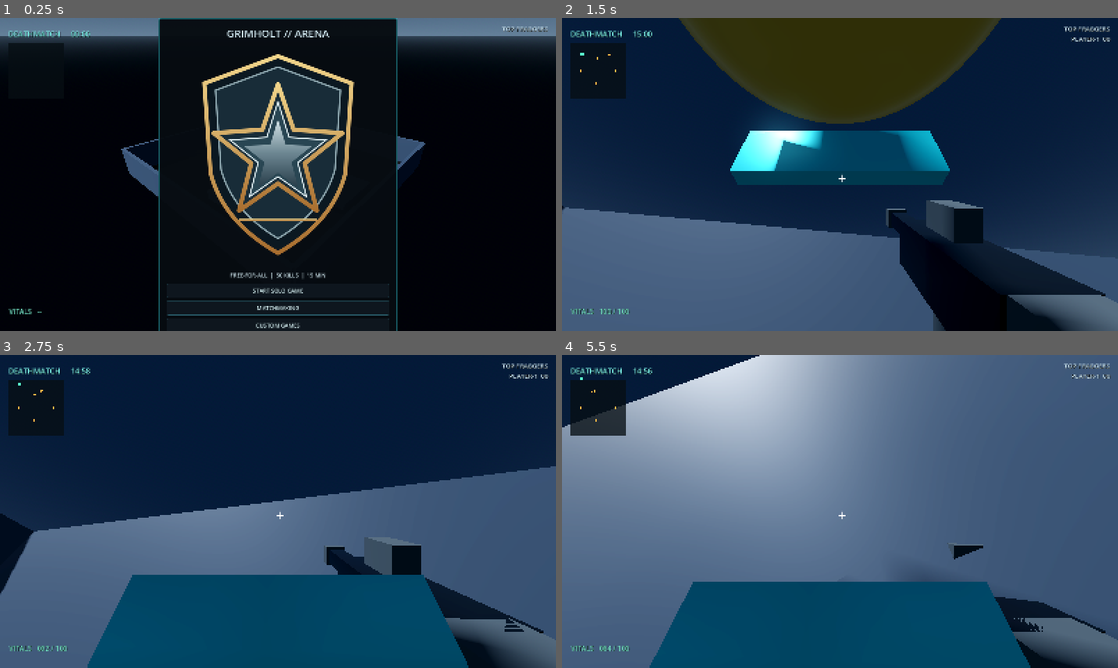
Above: before the commit, frames 1-4 (two rows, left to right).
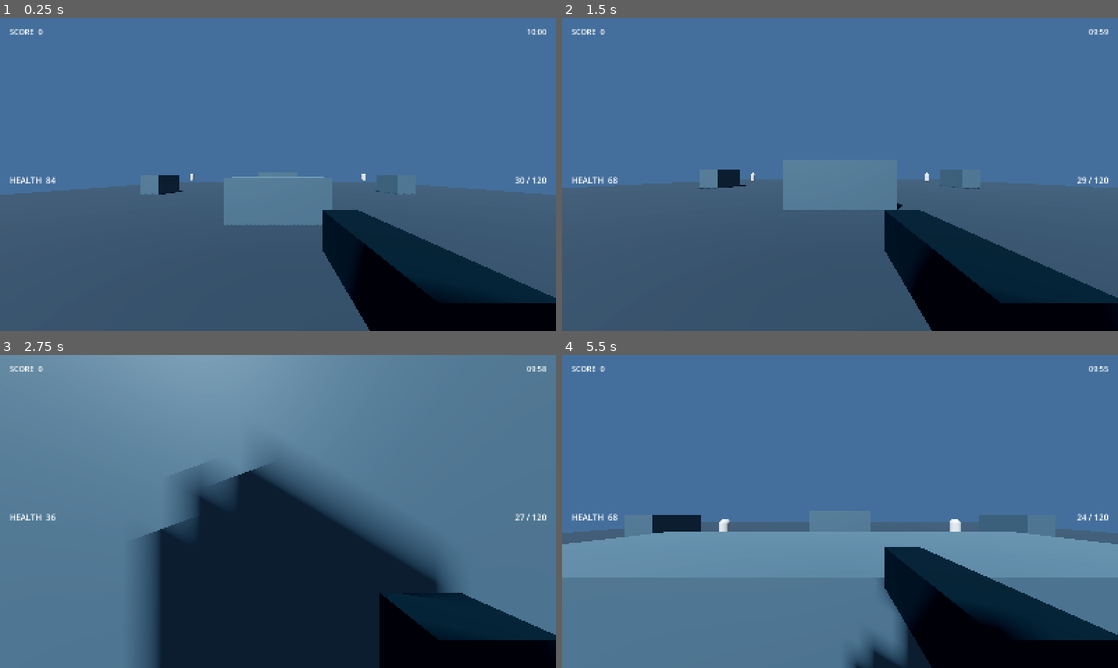
Above: after the commit, the same moments.

Repository: HazelTheSquirrel/Grimholt-Test
Game: Godot game, scene res://scenes/main.tscn
Same seed, same stepped clock (60 frames per second), same inputs: the game is played once before the commit and once after it.
Inputs (mouse positions are in pixels of both pictures, inside the frame that each line leads up to):
- Up to frame 1 (0.25 s): no input
- Up to frame 2 (1.5 s): click (840, 290) at 0.5 s, where only the run before the commit has a clickable "START SOLO GAME"; tap Enter at 1.25 s; move the mouse to (867, 174) at 1.27 s; hold W (move_forward) from 1.28 s (still down); hold Ctrl (crouch, bound only before the commit) from 1.28 s (still down)
- Up to frame 3 (2.75 s): keep holding W (move_forward); tap Space (jump) at 1.52, 1.82, 2.27, 2.57 s; click (305, 511) at 1.55 s; move the mouse to (250, 511) at 2.02 s; release Ctrl (crouch, bound only before the commit) at 2.03 s; click (250, 511) at 2.1 s; tap C at 2.3 s
- Up to frame 4 (5.5 s): keep holding W (move_forward); move the mouse to (851, 505) at 2.77 s; tap C at 2.85, 5.3 s; click (851, 505) at 2.92 s; tap Space (jump) at 3.05, 3.6, 3.77, 4.07, 4.52, 4.82, 5.27 s; move the mouse to (834, 517) at 3.52 s; click (834, 517) at 3.67 s; tap Ctrl (crouch, bound only before the commit) at 3.8 s; move the mouse to (878, 514) at 4.27 s; hold Ctrl (crouch, bound only before the commit) 4.28-5.03 s; click (878, 514) at 4.55 s; tap R (reload) at 4.9 s; move the mouse to (795, 508) at 5.02 s; click (795, 508) at 5.1 s

The runs differ from the first frame. In frame 1, 92% of the frame differs, in the area x 0-100%, y 0-100%; in frame 2, 71%; in frame 3, 88%; in frame 4, 86%.

Commit message:
Rebuild FPS prototype foundation with modular scenes and gameplay systems

Diff:
--- a/Grimholt/project.godot
+++ b/Grimholt/project.godot
@@ -1,4 +1,4 @@
-; Grimholt multiplayer arena shooter
+; Grimholt - original arena FPS prototype
 config_version=5
 
 [application]
@@ -11,6 +11,15 @@
 window/size/viewport_height=900
 window/stretch/mode="canvas_items"
 
+[input]
+move_forward={"deadzone":0.2,"events":[Object(InputEventKey,"physical_keycode":87)]}
+move_backward={"deadzone":0.2,"events":[Object(InputEventKey,"physical_keycode":83)]}
+move_left={"deadzone":0.2,"events":[Object(InputEventKey,"physical_keycode":65)]}
+move_right={"deadzone":0.2,"events":[Object(InputEventKey,"physical_keycode":68)]}
+jump={"deadzone":0.2,"events":[Object(InputEventKey,"physical_keycode":32)]}
+fire={"deadzone":0.2,"events":[Object(InputEventMouseButton,"button_index":1)]}
+reload={"deadzone":0.2,"events":[Object(InputEventKey,"physical_keycode":82)]}
+
 [rendering]
 renderer/rendering_method="forward_plus"
 renderer/rendering_method.mobile="mobile"
--- /dev/null
+++ b/Grimholt/scenes/enemies/arena_bot.tscn
@@ -0,0 +1,20 @@
+[gd_scene load_steps=4 format=3]
+
+[ext_resource type="Script" path="res://scripts/ai/arena_bot.gd" id="1"]
+[sub_resource type="CapsuleShape3D" id="Capsule"]
+radius = 0.42
+height = 1.9
+[sub_resource type="CapsuleMesh" id="Mesh"]
+radius = 0.4
+height = 1.85
+
+[node name="ArenaBot" type="CharacterBody3D"]
+script = ExtResource("1")
+[node name="CollisionShape3D" type="CollisionShape3D" parent="."]
+position = Vector3(0, 0.95, 0)
+shape = SubResource("Capsule")
+[node name="Visual" type="MeshInstance3D" parent="."]
+position = Vector3(0, 0.95, 0)
+mesh = SubResource("Mesh")
+[node name="AimPoint" type="Marker3D" parent="."]
+position = Vector3(0, 1.45, 0)
--- /dev/null
+++ b/Grimholt/scenes/levels/arena_01.tscn
@@ -0,0 +1,88 @@
+[gd_scene load_steps=8 format=3]
+
+[sub_resource type="Environment" id="Environment"]
+background_mode = 1
+background_color = Color(0.055, 0.085, 0.12, 1)
+ambient_light_source = 3
+ambient_light_color = Color(0.55, 0.63, 0.72, 1)
+ambient_light_energy = 0.7
+tonemap_mode = 2
+glow_enabled = true
+glow_intensity = 0.25
+
+[sub_resource type="BoxMesh" id="FloorMesh"]
+size = Vector3(64, 1, 64)
+[sub_resource type="BoxShape3D" id="FloorShape"]
+size = Vector3(64, 1, 64)
+[sub_resource type="StandardMaterial3D" id="FloorMat"]
+albedo_color = Color(0.12, 0.17, 0.21, 1)
+metallic = 0.25
+roughness = 0.82
+[sub_resource type="BoxMesh" id="CoverMesh"]
+size = Vector3(5, 2.2, 2)
+[sub_resource type="BoxShape3D" id="CoverShape"]
+size = Vector3(5, 2.2, 2)
+[sub_resource type="StandardMaterial3D" id="CoverMat"]
+albedo_color = Color(0.23, 0.31, 0.36, 1)
+metallic = 0.38
+roughness = 0.7
+
+[node name="Arena01" type="Node3D"]
+
+[node name="WorldEnvironment" type="WorldEnvironment" parent="."]
+environment = SubResource("Environment")
+
+[node name="Sun" type="DirectionalLight3D" parent="."]
+rotation_degrees = Vector3(-52, -28, 0)
+light_energy = 1.4
+shadow_enabled = true
+
+[node name="Floor" type="StaticBody3D" parent="."]
+position = Vector3(0, -0.5, 0)
+[node name="Mesh" type="MeshInstance3D" parent="Floor"]
+mesh = SubResource("FloorMesh")
+material_override = SubResource("FloorMat")
+[node name="Collision" type="CollisionShape3D" parent="Floor"]
+shape = SubResource("FloorShape")
+
+[node name="CoverNorth" type="StaticBody3D" parent="."]
+position = Vector3(0, 1.1, -15)
+[node name="Mesh" type="MeshInstance3D" parent="CoverNorth"]
+mesh = SubResource("CoverMesh")
+material_override = SubResource("CoverMat")
+[node name="Collision" type="CollisionShape3D" parent="CoverNorth"]
+shape = SubResource("CoverShape")
+
+[node name="CoverSouth" type="StaticBody3D" parent="."]
+position = Vector3(0, 1.1, 15)
+[node name="Mesh" type="MeshInstance3D" parent="CoverSouth"]
+mesh = SubResource("CoverMesh")
+material_override = SubResource("CoverMat")
+[node name="Collision" type="CollisionShape3D" parent="CoverSouth"]
+shape = SubResource("CoverShape")
+
+[node name="CoverWest" type="StaticBody3D" parent="."]
+position = Vector3(-15, 1.1, 0)
+rotation_degrees = Vector3(0, 90, 0)
+[node name="Mesh" type="MeshInstance3D" parent="CoverWest"]
+mesh = SubResource("CoverMesh")
+material_override = SubResource("CoverMat")
+[node name="Collision" type="CollisionShape3D" parent="CoverWest"]
+shape = SubResource("CoverShape")
+
+[node name="CoverEast" type="StaticBody3D" parent="."]
+position = Vector3(15, 1.1, 0)
+rotation_degrees = Vector3(0, 90, 0)
+[node name="Mesh" type="MeshInstance3D" parent="CoverEast"]
+mesh = SubResource("CoverMesh")
+material_override = SubResource("CoverMat")
+[node name="Collision" type="CollisionShape3D" parent="CoverEast"]
+shape = SubResource("CoverShape")
+
+[node name="CenterPillar" type="StaticBody3D" parent="."]
+position = Vector3(0, 1.5, 0)
+[node name="Mesh" type="MeshInstance3D" parent="CenterPillar"]
+mesh = SubResource("CoverMesh")
+material_override = SubResource("CoverMat")
+[node name="Collision" type="CollisionShape3D" parent="CenterPillar"]
+shape = SubResource("CoverShape")
--- a/Grimholt/scenes/main.tscn
+++ b/Grimholt/scenes/main.tscn
@@ -1,9 +1,12 @@
-[gd_scene load_steps=3 format=3]
+[gd_scene load_steps=4 format=3]
 
-[ext_resource type="Script" path="res://scripts/shooter/main.gd" id="1"]
-[ext_resource type="PackedScene" path="res://scenes/shooter/arena.tscn" id="2"]
+[ext_resource type="Script" path="res://scripts/game/match_controller.gd" id="1"]
+[ext_resource type="PackedScene" path="res://scenes/levels/arena_01.tscn" id="2"]
+[ext_resource type="PackedScene" path="res://scenes/ui/hud.tscn" id="3"]
 
-[node name="GrimholtArena" type="Node3D"]
+[node name="Grimholt" type="Node3D"]
 script = ExtResource("1")
 
 [node name="Arena" parent="." instance=ExtResource("2")]
+
+[node name="HUD" parent="." instance=ExtResource("3")]
--- /dev/null
+++ b/Grimholt/scenes/player/player.tscn
@@ -0,0 +1,32 @@
+[gd_scene load_steps=5 format=3]
+
+[ext_resource type="Script" path="res://scripts/player/player_controller.gd" id="1"]
+[ext_resource type="PackedScene" path="res://scenes/weapons/pulse_carbine.tscn" id="2"]
+
+[sub_resource type="CapsuleShape3D" id="Capsule"]
+radius = 0.38
+height = 1.8
+[sub_resource type="CapsuleMesh" id="BodyMesh"]
+radius = 0.36
+height = 1.75
+
+[node name="Player" type="CharacterBody3D"]
+script = ExtResource("1")
+
+[node name="CollisionShape3D" type="CollisionShape3D" parent="."]
+position = Vector3(0, 0.9, 0)
+shape = SubResource("Capsule")
+
+[node name="Head" type="Node3D" parent="."]
+position = Vector3(0, 1.58, 0)
+
+[node name="Camera3D" type="Camera3D" parent="Head"]
+current = true
+fov = 78.0
+
+[node name="PulseCarbine" parent="Head/Camera3D" instance=ExtResource("2")]
+position = Vector3(0.28, -0.25, -0.55)
+
+[node name="BodyVisual" type="MeshInstance3D" parent="."]
+position = Vector3(0, 0.9, 0)
+mesh = SubResource("BodyMesh")
--- /dev/null
+++ b/Grimholt/scenes/ui/hud.tscn
@@ -0,0 +1,46 @@
+[gd_scene load_steps=2 format=3]
+
+[ext_resource type="Script" path="res://scripts/ui/hud_controller.gd" id="1"]
+
+[node name="HUD" type="CanvasLayer"]
+script = ExtResource("1")
+[node name="Margin" type="MarginContainer" parent="."]
+anchors_preset = 15
+anchor_right = 1.0
+anchor_bottom = 1.0
+grow_horizontal = 2
+grow_vertical = 2
+offset_left = 28.0
+offset_top = 24.0
+offset_right = -28.0
+offset_bottom = -24.0
+[node name="Layout" type="VBoxContainer" parent="Margin"]
+layout_mode = 2
+[node name="TopRow" type="HBoxContainer" parent="Margin/Layout"]
+layout_mode = 2
+[node name="Score" type="Label" parent="Margin/Layout/TopRow"]
+layout_mode = 2
+text = "SCORE  0"
+theme_override_font_sizes/font_size = 22
+[node name="Spacer" type="Control" parent="Margin/Layout/TopRow"]
+layout_mode = 2
+size_flags_horizontal = 3
+[node name="Timer" type="Label" parent="Margin/Layout/TopRow"]
+layout_mode = 2
+text = "10:00"
+theme_override_font_sizes/font_size = 22
+[node name="BottomRow" type="HBoxContainer" parent="Margin/Layout"]
+layout_mode = 2
+size_flags_vertical = 3
+alignment = 2
+[node name="Health" type="Label" parent="Margin/Layout/BottomRow"]
+layout_mode = 2
+text = "HEALTH  100"
+theme_override_font_sizes/font_size = 24
+[node name="Spacer2" type="Control" parent="Margin/Layout/BottomRow"]
+layout_mode = 2
+size_flags_horizontal = 3
+[node name="Ammo" type="Label" parent="Margin/Layout/BottomRow"]
+layout_mode = 2
+text = "30 / 120"
+theme_override_font_sizes/font_size = 24
--- /dev/null
+++ b/Grimholt/scenes/weapons/pulse_carbine.tscn
@@ -0,0 +1,17 @@
+[gd_scene load_steps=3 format=3]
+
+[ext_resource type="Script" path="res://scripts/combat/weapon_controller.gd" id="1"]
+[sub_resource type="BoxMesh" id="WeaponMesh"]
+size = Vector3(0.16, 0.18, 0.62)
+[sub_resource type="StandardMaterial3D" id="WeaponMaterial"]
+albedo_color = Color(0.12, 0.22, 0.27, 1)
+metallic = 0.78
+roughness = 0.32
+
+[node name="PulseCarbine" type="Node3D"]
+script = ExtResource("1")
+[node name="Receiver" type="MeshInstance3D" parent="."]
+mesh = SubResource("WeaponMesh")
+material_override = SubResource("WeaponMaterial")
+[node name="Muzzle" type="Marker3D" parent="."]
+position = Vector3(0, 0, -0.38)
--- /dev/null
+++ b/Grimholt/scripts/ai/arena_bot.gd
@@ -0,0 +1,51 @@
+extends CharacterBody3D
+class_name ArenaBot
+
+signal eliminated(bot: ArenaBot, killer: Node)
+
+@export var max_health: int = 100
+@export var move_speed: float = 4.2
+@export var attack_range: float = 24.0
+@export var damage: int = 8
+@export var fire_interval: float = 0.8
+
+var health: int = 100
+var target: Node3D
+var _fire_cooldown: float = 0.0
+var _gravity: float = ProjectSettings.get_setting("physics/3d/default_gravity")
+
+func _ready() -> void:
+    health = max_health
+    add_to_group("enemies")
+
+func set_target(value: Node3D) -> void:
+    target = value
+
+func _physics_process(delta: float) -> void:
+    if not is_instance_valid(target):
+        return
+    if not is_on_floor():
+        velocity.y -= _gravity * delta
+    var offset: Vector3 = target.global_position - global_position
+    offset.y = 0.0
+    var distance := offset.length()
+    if distance > 0.01:
+        look_at(Vector3(target.global_position.x, global_position.y, target.global_position.z))
+    if distance > 10.0:
+        velocity.x = offset.normalized().x * move_speed
+        velocity.z = offset.normalized().z * move_speed
+    else:
+        velocity.x = move_toward(velocity.x, 0.0, move_speed * delta * 2.0)
+        velocity.z = move_toward(velocity.z, 0.0, move_speed * delta * 2.0)
+    move_and_slide()
+    _fire_cooldown = maxf(0.0, _fire_cooldown - delta)
+    if distance <= attack_range and _fire_cooldown <= 0.0:
+        _fire_cooldown = fire_interval
+        if target.has_method("take_damage"):
+            target.take_damage(damage, self)
+
+func take_damage(amount: int, attacker: Node = null) -> void:
+    health = maxi(0, health - amount)
+    if health == 0:
+        eliminated.emit(self, attacker)
+        queue_free()
--- /dev/null
+++ b/Grimholt/scripts/combat/weapon_controller.gd
@@ -0,0 +1,43 @@
+extends Node3D
+class_name WeaponController
+
+signal ammo_changed(current: int, reserve: int)
+
+@export var damage: int = 34
+@export var magazine_size: int = 30
+@export var reserve_capacity: int = 120
+@export var fire_interval: float = 0.12
+@export var reload_duration: float = 1.65
+@export var max_range: float = 120.0
+
+var magazine_ammo: int
+var reserve_ammo: int
+var _cooldown: float = 0.0
+var _reloading: bool = false
+
+func _ready() -> void:
+    magazine_ammo = magazine_size
+    reserve_ammo = reserve_capacity
+
+func _process(delta: float) -> void:
+    _cooldown = maxf(0.0, _cooldown - delta)
+
+func try_fire() -> bool:
+    if _reloading or _cooldown > 0.0 or magazine_ammo <= 0:
+        return false
+    magazine_ammo -= 1
+    _cooldown = fire_interval
+    ammo_changed.emit(magazine_ammo, reserve_ammo)
+    return true
+
+func reload() -> void:
+    if _reloading or magazine_ammo == magazine_size or reserve_ammo <= 0:
+        return
+    _reloading = true
+    await get_tree().create_timer(reload_duration).timeout
+    var needed: int = magazine_size - magazine_ammo
+    var loaded: int = mini(needed, reserve_ammo)
+    magazine_ammo += loaded
+    reserve_ammo -= loaded
+    _reloading = false
+    ammo_changed.emit(magazine_ammo, reserve_ammo)
--- /dev/null
+++ b/Grimholt/scripts/game/match_controller.gd
@@ -0,0 +1,62 @@
+extends Node3D
+class_name MatchController
+
+const PLAYER_SCENE: PackedScene = preload("res://scenes/player/player.tscn")
+const BOT_SCENE: PackedScene = preload("res://scenes/enemies/arena_bot.tscn")
+const BOT_COUNT: int = 5
+const MATCH_LENGTH: int = 600
+
+@onready var hud: HUDController = $HUD
+
+var player: PlayerController
+var remaining_time: float = MATCH_LENGTH
+var _match_running: bool = true
+
+func _ready() -> void:
+    _spawn_player()
+    _spawn_bots()
+    hud.set_time(MATCH_LENGTH)
+
+func _process(delta: float) -> void:
+    if not _match_running:
+        return
+    remaining_time = maxf(0.0, remaining_time - delta)
+    hud.set_time(ceili(remaining_time))
+    if remaining_time <= 0.0:
+        _match_running = false
+        Input.mouse_mode = Input.MOUSE_MODE_VISIBLE
+
+func _spawn_player() -> void:
+    player = PLAYER_SCENE.instantiate() as PlayerController
+    add_child(player)
+    player.global_position = Vector3(0, 1.1, 25)
+    player.health_changed.connect(hud.set_health)
+    player.ammo_changed.connect(hud.set_ammo)
+    player.score_changed.connect(hud.set_score)
+
+func _spawn_bots() -> void:
+    var spawn_points: Array[Vector3] = [
+        Vector3(-20, 1.1, -20), Vector3(20, 1.1, -20),
+        Vector3(-20, 1.1, 20), Vector3(20, 1.1, 20),
+        Vector3(0, 1.1, -24)
+    ]
+    for index in range(BOT_COUNT):
+        var bot := BOT_SCENE.instantiate() as ArenaBot
+        add_child(bot)
+        bot.global_position = spawn_points[index]
+        bot.set_target(player)
+        bot.eliminated.connect(_on_bot_eliminated)
+
+func _on_bot_eliminated(_bot: ArenaBot, killer: Node) -> void:
+    if killer == player:
+        player.add_score(1)
+    get_tree().create_timer(2.0).timeout.connect(_respawn_bot)
+
+func _respawn_bot() -> void:
+    if not _match_running:
+        return
+    var bot := BOT_SCENE.instantiate() as ArenaBot
+    add_child(bot)
+    bot.global_position = Vector3(randf_range(-22.0, 22.0), 1.1, randf_range(-22.0, 22.0))
+    bot.set_target(player)
+    bot.eliminated.connect(_on_bot_eliminated)
--- /dev/null
+++ b/Grimholt/scripts/player/player_controller.gd
@@ -0,0 +1,81 @@
+extends CharacterBody3D
+class_name PlayerController
+
+signal health_changed(value: int)
+signal ammo_changed(current: int, reserve: int)
+signal score_changed(value: int)
+
+@export var move_speed: float = 8.0
+@export var acceleration: float = 24.0
+@export var jump_velocity: float = 5.2
+@export var mouse_sensitivity: float = 0.0022
+@export var max_health: int = 100
+
+@onready var head: Node3D = $Head
+@onready var camera: Camera3D = $Head/Camera3D
+@onready var weapon: WeaponController = $Head/Camera3D/PulseCarbine
+
+var health: int = 100
+var score: int = 0
+var gravity: float = ProjectSettings.get_setting("physics/3d/default_gravity")
+
+func _ready() -> void:
+    health = max_health
+    Input.mouse_mode = Input.MOUSE_MODE_CAPTURED
+    weapon.ammo_changed.connect(_on_ammo_changed)
+    ammo_changed.emit(weapon.magazine_ammo, weapon.reserve_ammo)
+
+func _unhandled_input(event: InputEvent) -> void:
+    if event is InputEventMouseMotion and Input.mouse_mode == Input.MOUSE_MODE_CAPTURED:
+        rotate_y(-event.relative.x * mouse_sensitivity)
+        head.rotate_x(-event.relative.y * mouse_sensitivity)
+        head.rotation.x = clampf(head.rotation.x, deg_to_rad(-88), deg_to_rad(88))
+    if event.is_action_pressed("ui_cancel"):
+        Input.mouse_mode = Input.MOUSE_MODE_VISIBLE
+    if event is InputEventMouseButton and event.pressed and event.button_index == MOUSE_BUTTON_LEFT:
+        if Input.mouse_mode != Input.MOUSE_MODE_CAPTURED:
+            Input.mouse_mode = Input.MOUSE_MODE_CAPTURED
+    if event.is_action_pressed("reload"):
+        weapon.reload()
+
+func _physics_process(delta: float) -> void:
+    if not is_on_floor():
+        velocity.y -= gravity * delta
+    elif Input.is_action_just_pressed("jump"):
+        velocity.y = jump_velocity
+    var input_dir := Input.get_vector("move_left", "move_right", "move_forward", "move_backward")
+    var direction := (transform.basis * Vector3(input_dir.x, 0, input_dir.y)).normalized()
+    var target := direction * move_speed
+    velocity.x = move_toward(velocity.x, target.x, acceleration * delta)
+    velocity.z = move_toward(velocity.z, target.z, acceleration * delta)
+    move_and_slide()
+    if Input.is_action_pressed("fire") and Input.mouse_mode == Input.MOUSE_MODE_CAPTURED:
+        _fire()
+
+func _fire() -> void:
+    if not weapon.try_fire():
+        return
+    var origin := camera.global_position
+    var direction := -camera.global_transform.basis.z
+    var query := PhysicsRayQueryParameters3D.create(origin, origin + direction * weapon.max_range)
+    query.exclude = [get_rid()]
+    var hit := get_world_3d().direct_space_state.intersect_ray(query)
+    if not hit.is_empty():
+        var target: Object = hit.collider
+        if target.has_method("take_damage"):
+            target.take_damage(weapon.damage, self)
+
+func take_damage(amount: int, _attacker: Node = null) -> void:
+    health = maxi(0, health - amount)
+    health_changed.emit(health)
+    if health == 0:
+        global_position = Vector3(0, 2, 26)
+        health = max_health
+        health_changed.emit(health)
+
+func add_score(points: int) -> void:
+    score += points
+    score_changed.emit(score)
+
+func _on_ammo_changed(current: int, reserve: int) -> void:
+    ammo_changed.emit(current, reserve)
--- /dev/null
+++ b/Grimholt/scripts/ui/hud_controller.gd
@@ -0,0 +1,19 @@
+extends CanvasLayer
+class_name HUDController
+
+@onready var score_label: Label = $Margin/Layout/TopRow/Score
+@onready var timer_label: Label = $Margin/Layout/TopRow/Timer
+@onready var health_label: Label = $Margin/Layout/BottomRow/Health
+@onready var ammo_label: Label = $Margin/Layout/BottomRow/Ammo
+
+func set_score(value: int) -> void:
+    score_label.text = "SCORE  %d" % value
+
+func set_health(value: int) -> void:
+    health_label.text = "HEALTH  %d" % value
+
+func set_ammo(current: int, reserve: int) -> void:
+    ammo_label.text = "%02d / %03d" % [current, reserve]
+
+func set_time(seconds: int) -> void:
+    timer_label.text = "%02d:%02d" % [seconds / 60, seconds % 60]
